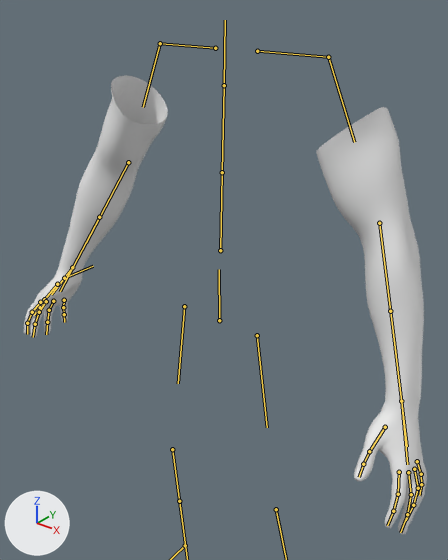
An edit to the FBX model Assets/Meshes/PlayerHand.fbx, drawn before and after from the same camera.
The view is the same before and after, from a camera (50 mm lens) standing at (0.632, -0.841, 1.404) and looking at (0.069, -0.137, 0.967). The lights are fixed; the arrows at lower left show +X, +Y and +Z. The bones that bend it are drawn over the model as lines.

Objects in the first picture: 'GEO-body_male_realistic.001'.
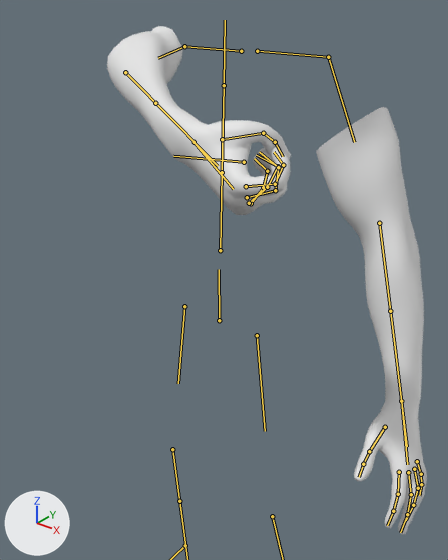
The newer file adds an action. The first version stands in its rest pose; the second is drawn at frame 26 of the action 'root|Axe_Attack'.

Boxes (x1, y1, x2, y2) around the edits, measured in the pictures (448 x 560 px):
```json
{"object": "GEO-body_male_realistic.001", "change": "posed", "before": [24, 75, 427, 534], "after": [107, 26, 427, 534], "on screen": "21% narrower, 11% taller"}
{"bone": "RightShoulder", "before": "(215, 48) to (160, 43)", "after": "(241, 51) to (184, 46)"}
{"bone": "RightUpperArm", "before": "(160, 43) to (143, 107)", "after": "(184, 46) to (158, 58)"}
{"bone": "RightLowerArm", "before": "(128, 162) to (86, 243)", "after": "(125, 72) to (173, 121)"}
{"bone": "RightHand", "before": "(72, 267) to (51, 294)", "after": "(194, 142) to (233, 189)"}
{"bone": "RightThumbMetacarpal", "before": "(57, 284) to (44, 299)", "after": "(222, 139) to (263, 133)"}
{"bone": "RightThumbProximal", "before": "(44, 299) to (40, 307)", "after": "(263, 133) to (275, 142)"}
{"bone": "RightLittleProximal", "before": "(64, 300) to (63, 307)", "after": "(251, 203) to (263, 187)"}
{"bone": "RightLittleDistal", "before": "(64, 314) to (64, 322)", "after": "(267, 171) to (254, 158)"}
{"bone": "RightRingProximal", "before": "(53, 301) to (49, 310)", "after": "(249, 203) to (267, 187)"}
{"bone": "RightRingDistal", "before": "(47, 322) to (46, 334)", "after": "(278, 166) to (256, 155)"}
{"bone": "RightMiddleProximal", "before": "(46, 301) to (39, 312)", "after": "(247, 197) to (275, 190)"}
{"bone": "RightMiddleIntermediate", "before": "(39, 312) to (35, 324)", "after": "(275, 190) to (278, 167)"}
{"bone": "RightMiddleDistal", "before": "(35, 324) to (33, 337)", "after": "(278, 167) to (259, 152)"}
{"bone": "RightIndexProximal", "before": "(40, 302) to (32, 312)", "after": "(246, 186) to (275, 184)"}
{"bone": "RightIndexIntermediate", "before": "(32, 312) to (27, 323)", "after": "(275, 184) to (283, 165)"}
{"bone": "RightIndexDistal", "before": "(27, 323) to (27, 334)", "after": "(283, 165) to (274, 152)"}
{"bone": "RightLowerArm_twist_01", "before": "(99, 217) to (60, 291)", "after": "(155, 103) to (218, 166)"}
{"bone": "RightUpperArm_twist_01", "before": "(160, 43) to (143, 107)", "after": "(184, 46) to (158, 58)"}
```

Scene script edits in JSON lines:
```json
{"block": "bone_rightshoulder", "where": "bone_rightshoulder = bpy.data.objects['root'].pose.bones['RightShoulder']  # child of 'UpperChest'"}
{"op": "set", "path": "bone_rightshoulder.location", "old": "(0.0, 0.0, 0.0)", "new": "(0.037, -0.023, -0.006)"}
{"block": "bone_rightupperarm", "where": "bone_rightupperarm = bpy.data.objects['root'].pose.bones['RightUpperArm']  # child of 'RightShoulder'"}
{"op": "set", "path": "bone_rightupperarm.rotation_quaternion", "old": "(1.0, 0.0, 0.0, 0.0)", "new": "(0.425, 0.355, -0.506, 0.661)", "note": "degrees (0, 0, 0) -> degrees (123, -116, -28)"}
{"block": "bone_rightlowerarm", "where": "bone_rightlowerarm = bpy.data.objects['root'].pose.bones['RightLowerArm']  # child of 'RightUpperArm'"}
{"op": "set", "path": "bone_rightlowerarm.rotation_quaternion", "old": "(1.0, 0.0, 0.0, 0.0)", "new": "(0.984, 0.0, 0.0, 0.179)", "note": "degrees (0, 0, 0) -> degrees (0, 0, 21)"}
{"block": "bone_righthand", "where": "bone_righthand = bpy.data.objects['root'].pose.bones['RightHand']  # child of 'RightLowerArm'"}
{"op": "set", "path": "bone_righthand.rotation_quaternion", "old": "(1.0, 0.0, 0.0, 0.0)", "new": "(0.526, -0.116, 0.83, -0.141)", "note": "degrees (0, 0, 0) -> degrees (41, 123, 39)"}
{"block": "bone_rightthumbmetacarpal", "where": "bone_rightthumbmetacarpal = bpy.data.objects['root'].pose.bones['RightThumbMetacarpal']  # child of 'RightHand'"}
{"op": "set", "path": "bone_rightthumbmetacarpal.location", "old": "(0.0, 0.0, 0.0)", "new": "(0.0, -0.001, -0.003)"}
{"op": "set", "path": "bone_rightthumbmetacarpal.rotation_quaternion", "old": "(1.0, 0.0, 0.0, 0.0)", "new": "(0.89, -0.277, 0.341, 0.121)", "note": "degrees (0, 0, 0) -> degrees (-34, 42, 2)"}
{"block": "bone_rightthumbproximal", "where": "bone_rightthumbproximal = bpy.data.objects['root'].pose.bones['RightThumbProximal']  # child of 'RightThumbMetacarpal'"}
{"op": "set", "path": "bone_rightthumbproximal.rotation_quaternion", "old": "(1.0, 0.0, 0.0, 0.0)", "new": "(0.901, -0.328, -0.062, -0.277)", "note": "degrees (0, 0, 0) -> degrees (-36, -17, -29)"}
{"block": "bone_rightlittleproximal", "where": "bone_rightlittleproximal = bpy.data.objects['root'].pose.bones['RightLittleProximal']  # child of 'RightHand'"}
{"op": "set", "path": "bone_rightlittleproximal.location", "old": "(0.0, 0.0, 0.0)", "new": "(-0.016, -0.007, -0.008)"}
{"op": "set", "path": "bone_rightlittleproximal.rotation_quaternion", "old": "(1.0, 0.0, 0.0, 0.0)", "new": "(0.589, -0.791, -0.14, 0.09)", "note": "degrees (0, 0, 0) -> degrees (-107, -1, 19)"}
{"block": "bone_rightlittledistal", "where": "bone_rightlittledistal = bpy.data.objects['root'].pose.bones['RightLittleDistal']  # child of 'RightLittleIntermediate'"}
{"op": "set", "path": "bone_rightlittledistal.rotation_quaternion", "old": "(1.0, 0.0, 0.0, 0.0)", "new": "(0.897, -0.441, 0.034, 0.005)", "note": "degrees (0, 0, 0) -> degrees (-52, 4, -1)"}
{"block": "bone_rightringproximal", "where": "bone_rightringproximal = bpy.data.objects['root'].pose.bones['RightRingProximal']  # child of 'RightHand'"}
{"op": "set", "path": "bone_rightringproximal.location", "old": "(0.0, 0.0, 0.0)", "new": "(-0.012, -0.002, -0.005)"}
{"op": "set", "path": "bone_rightringproximal.rotation_quaternion", "old": "(1.0, 0.0, 0.0, 0.0)", "new": "(0.648, -0.756, -0.068, 0.064)", "note": "degrees (0, 0, 0) -> degrees (-99, 1, 11)"}
{"block": "bone_rightringdistal", "where": "bone_rightringdistal = bpy.data.objects['root'].pose.bones['RightRingDistal']  # child of 'RightRingIntermediate'"}
{"op": "set", "path": "bone_rightringdistal.rotation_quaternion", "old": "(1.0, 0.0, 0.0, 0.0)", "new": "(0.806, -0.592, 0.022, -0.001)", "note": "degrees (0, 0, 0) -> degrees (-73, 2, -2)"}
{"block": "bone_rightmiddleproximal", "where": "bone_rightmiddleproximal = bpy.data.objects['root'].pose.bones['RightMiddleProximal']  # child of 'RightHand'"}
{"op": "set", "path": "bone_rightmiddleproximal.location", "old": "(0.0, 0.0, 0.0)", "new": "(-0.006, 0.0, -0.003)"}
{"op": "set", "path": "bone_rightmiddleproximal.rotation_quaternion", "old": "(1.0, 0.0, 0.0, 0.0)", "new": "(0.825, -0.564, -0.025, 0.04)", "note": "degrees (0, 0, 0) -> degrees (-69, 0, 5)"}
{"block": "bone_rightmiddleintermediate", "where": "bone_rightmiddleintermediate = bpy.data.objects['root'].pose.bones['RightMiddleIntermediate']  # child of 'RightMiddleProximal'"}
{"op": "set", "path": "bone_rightmiddleintermediate.rotation_quaternion", "old": "(1.0, 0.0, 0.0, 0.0)", "new": "(0.9, -0.435, 0.0, 0.0)", "note": "degrees (0, 0, 0) -> degrees (-52, 0, 0)"}
{"block": "bone_rightmiddledistal", "where": "bone_rightmiddledistal = bpy.data.objects['root'].pose.bones['RightMiddleDistal']  # child of 'RightMiddleIntermediate'"}
{"op": "set", "path": "bone_rightmiddledistal.rotation_quaternion", "old": "(1.0, 0.0, 0.0, 0.0)", "new": "(0.95, -0.311, 0.0, 0.0)", "note": "degrees (0, 0, 0) -> degrees (-36, 0, 0)"}
{"block": "bone_rightindexproximal", "where": "bone_rightindexproximal = bpy.data.objects['root'].pose.bones['RightIndexProximal']  # child of 'RightHand'"}
{"op": "set", "path": "bone_rightindexproximal.rotation_quaternion", "old": "(1.0, 0.0, 0.0, 0.0)", "new": "(0.901, -0.43, 0.049, -0.01)", "note": "degrees (0, 0, 0) -> degrees (-51, 5, -3)"}
{"block": "bone_rightindexintermediate", "where": "bone_rightindexintermediate = bpy.data.objects['root'].pose.bones['RightIndexIntermediate']  # child of 'RightIndexProximal'"}
{"op": "set", "path": "bone_rightindexintermediate.rotation_quaternion", "old": "(1.0, 0.0, 0.0, 0.0)", "new": "(0.898, -0.439, 0.0, 0.0)", "note": "degrees (0, 0, 0) -> degrees (-52, 0, 0)"}
{"block": "bone_rightindexdistal", "where": "bone_rightindexdistal = bpy.data.objects['root'].pose.bones['RightIndexDistal']  # child of 'RightIndexIntermediate'"}
{"op": "set", "path": "bone_rightindexdistal.rotation_quaternion", "old": "(1.0, 0.0, 0.0, 0.0)", "new": "(0.964, -0.25, -0.082, -0.02)", "note": "degrees (0, 0, 0) -> degrees (-29, -10, 0)"}
{"block": "bone_rightlowerarm_twist_01", "where": "bone_rightlowerarm_twist_01 = bpy.data.objects['root'].pose.bones['RightLowerArm_twist_01']  # child of 'RightLowerArm'"}
{"op": "set", "path": "bone_rightlowerarm_twist_01.rotation_quaternion", "old": "(1.0, 0.0, 0.0, 0.0)", "new": "(0.569, 0.0, 0.822, 0.0)", "note": "degrees (0, 0, 0) -> degrees (0, 111, 0)"}
{"block": "bone_rightupperarm_twist_01", "where": "bone_rightupperarm_twist_01 = bpy.data.objects['root'].pose.bones['RightUpperArm_twist_01']  # child of 'RightUpperArm'"}
{"op": "set", "path": "bone_rightupperarm_twist_01.rotation_quaternion", "old": "(1.0, 0.0, 0.0, 0.0)", "new": "(0.665, 0.0, 0.746, 0.0)", "note": "degrees (0, 0, 0) -> degrees (0, 97, 0)"}
```
